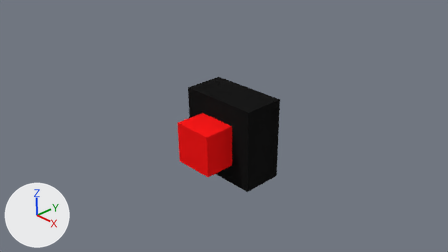
The Blender file Project Gamma/Assets/Models/Button-Cube.blend, before and after one commit.
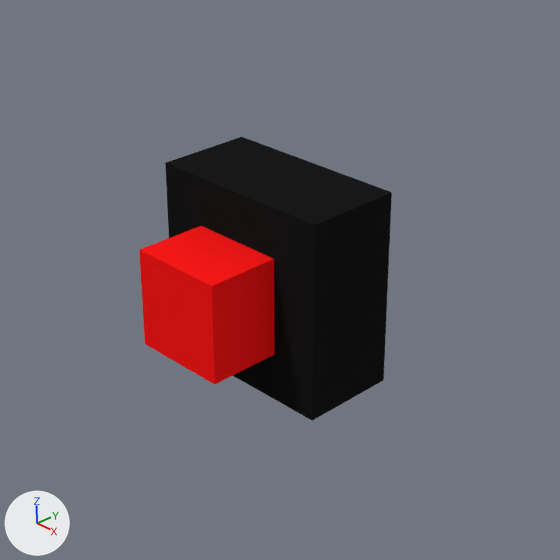
There are two pictures of each version: one from the file's camera 'Camera', one close up on the part from 27% to 78% of the width and 8% to 99% of the height. The lights are fixed; the arrows at lower left show +X, +Y and +Z.

The first close-up shows 'ButtonBase', 'UnpressedButton'.
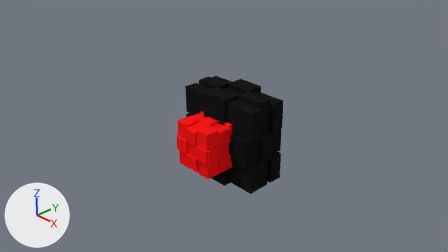
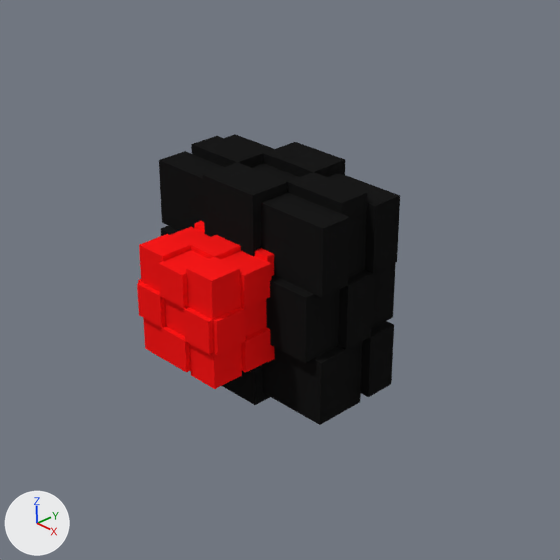
Patch to the scene script:
```diff
--- a/Project Gamma/Assets/Models/Button-Cube.blend.py
+++ b/Project Gamma/Assets/Models/Button-Cube.blend.py
@@ me_cube_001 @@
 # used by ob_buttonbase; location = (0.0, 0.75, 0.0)
-me_cube_001.from_pydata(...)  # 8 vertices, 6 faces; spans x -1.0..1.0, y -0.5..0.5, z -1.0..1.0
+me_cube_001.from_pydata(...)  # 152 vertices, 150 faces; spans x -1.1..1.1, y -0.6..0.6, z -1.1..1.1
+# me_cube_001 part 1
+# 6 faces are deleted
+# 19 vertices are added at x -1.1..1.1, y -0.6..0.6, z -1.1..1.1
+# 6 new vertices lie (0.0, 0.0, -0.67) away from vertices in x -1.1..1.0, y -0.5..0.5, z 1.0
+# 9 new vertices lie (0.0, -0.33, 0.0) away from vertices in x -1.1..1.0, y 0.5, z -1.0..1.0
+# 10 new vertices lie (0.1, 0.0, 0.0) away from vertices in x 1.0, y -0.5..0.5, z -1.0..1.0
+# 12 new vertices lie (0.0, 0.0, 0.67) away from vertices in x -1.1..1.1, y -0.5..0.5, z -1.0
+# 16 new vertices lie (0.0, 0.33, 0.0) away from vertices in x -1.1..1.1, y -0.5, z -1.0..1.0
+# 12 new vertices lie (-0.67, 0.0, 0.0) away from vertices in x 1.0, y -0.5..0.5, z -1.0..1.0
+# 12 new vertices lie (0.67, 0.0, 0.0) away from vertices in x -1.0, y -0.5..0.5, z -1.0..1.0
+# 12 new vertices lie (0.0, -0.1, 0.0) away from vertices in x -1.0..1.0, y -0.5, z -0.33..0.33
+# 12 new vertices lie (0.0, 0.0, 0.1) away from vertices in x -1.0..1.0, y -0.17..0.17, z 1.0
+# 12 new vertices lie (0.0, 0.1, 0.0) away from vertices in x -1.0..1.0, y 0.5, z -0.33..0.33
+# 12 new vertices lie (0.0, 0.0, -0.1) away from vertices in x -1.0..1.0, y -0.17..0.17, z -1.0
+# 150 new faces join them
 me_cube_001.materials.append(mat_button_cube_base)
@@ me_cube @@
 # used by ob_unpressedbutton; location = (0.0, 0.0, 0.0)
-me_cube.from_pydata(...)  # 8 vertices, 6 faces; spans x -0.5..0.5, y -0.5..0.5, z -0.5..0.5
+me_cube.from_pydata(...)  # 160 vertices, 158 faces; spans x -0.55..0.55, y -0.55..0.55, z -0.55..0.55
+# me_cube part 2
+# 6 faces are deleted
+# 10 vertices are added at x -0.5..0.5, y -0.167..0.167, z -0.55..0.55
+# 6 new vertices lie (-0.333, 0.0, 0.0) away from vertices in x 0.5, y -0.5..0.5, z -0.5..0.5
+# 10 new vertices lie (0.0, 0.0, -0.05) away from vertices in x -0.5..0.5, y -0.5..0.5, z -0.5
+# 10 new vertices lie (0.0, 0.0, 0.05) away from vertices in x -0.5..0.5, y -0.5..0.5, z 0.5
+# 12 new vertices lie (0.0, 0.333, 0.0) away from vertices in x -0.5..0.5, y -0.5, z -0.55..0.55
+# 16 new vertices lie (0.333, 0.0, 0.0) away from vertices in x -0.5, y -0.5..0.5, z -0.55..0.55
+# 12 new vertices lie (0.0, 0.0, 0.333) away from vertices in x -0.5..0.5, y -0.5..0.5, z -0.5
+# 12 new vertices lie (0.0, 0.0, -0.333) away from vertices in x -0.5..0.5, y -0.5..0.5, z 0.5
+# 16 new vertices lie (0.0, 0.05, 0.0) away from vertices in x -0.5..0.5, y 0.5, z -0.5..0.5
+# 16 new vertices lie (-0.05, 0.0, 0.0) away from vertices in x -0.5, y -0.5..0.5, z -0.5..0.5
+# 16 new vertices lie (0.0, -0.05, 0.0) away from vertices in x -0.5..0.5, y -0.5, z -0.5..0.5
+# 16 new vertices lie (0.05, 0.0, 0.0) away from vertices in x 0.5, y -0.5..0.5, z -0.5..0.5
+# 158 new faces join them
 me_cube.materials.append(mat_button_cube_front_unpressed)
```

What differs and where, as boxes (x1, y1, x2, y2) in the close-ups (560 x 560 px):
'ButtonBase', reshaped (6% wider): before (165, 137, 392, 420); after (159, 134, 400, 425)
'UnpressedButton', reshaped (6% taller): before (139, 226, 275, 384); after (137, 221, 275, 389)
